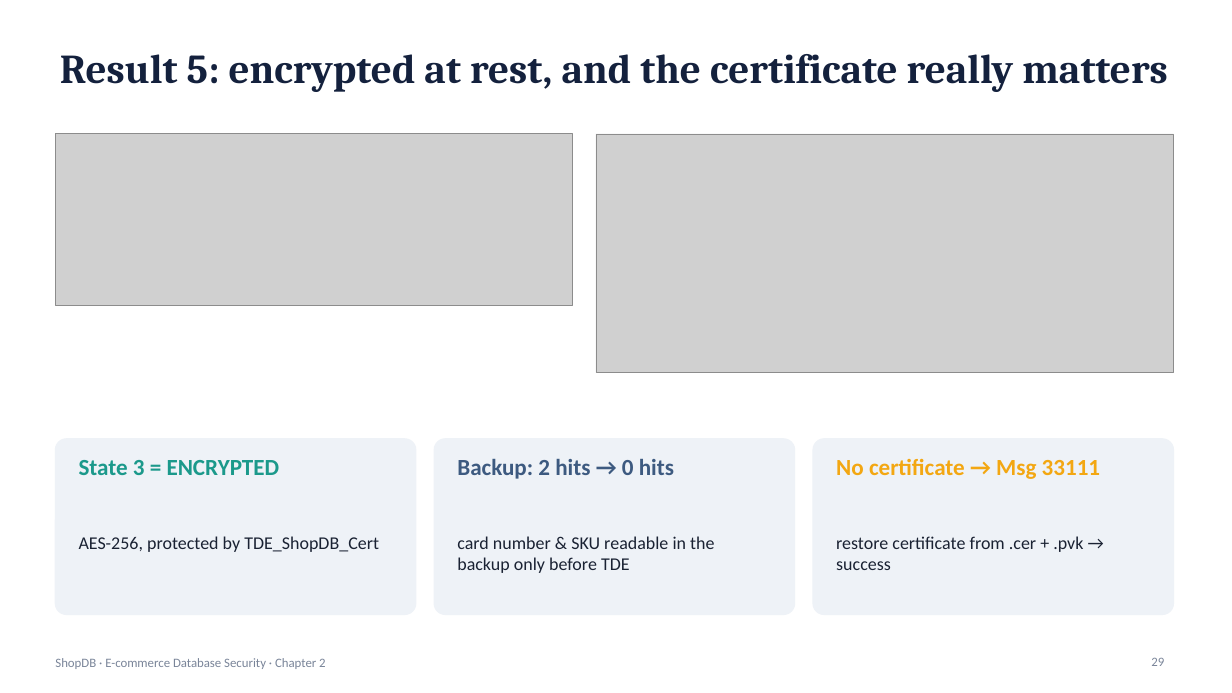
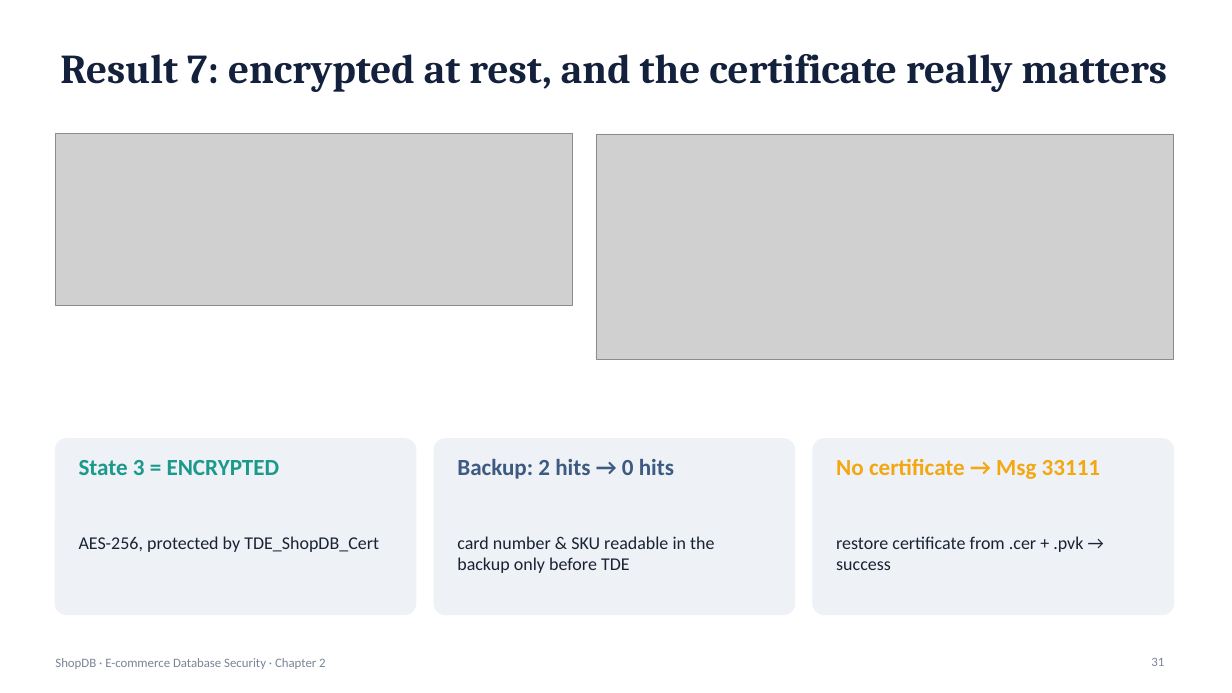
Before and after one commit to nebyu11/infinix-freefire-photobooth, a slide deck: slide 31 of db-security-ecommerce/presentation/DB_Security_Ecommerce.pptx (slide 29 before the commit). Drawn at 1232x693 pixels with LibreOffice and Linux fonts; fonts in the diff are those of the drawing; grey boxes stand for pictures. Boxes give left, top, right and bottom in pixels: in the first picture for what was removed or moved away, otherwise in the second. Text is boxed around its words. In the diff, an @@ line names an element or a change of style, - is before the commit and + after.

```diff
--- a/db-security-ecommerce/presentation/DB_Security_Ecommerce.pptx
+++ b/db-security-ecommerce/presentation/DB_Security_Ecommerce.pptx
@@ title at [60,54,1168,92]: text changed @@
-Result 5: encrypted at rest, and the certificate really matters
+Result 7: encrypted at rest, and the certificate really matters
@@ picture: place and size @@
-picture at [596,134,1174,372]
+picture at [596,134,1174,360]
@@ page number at [1151,658,1164,666]: text changed @@
-29
+31
```
Also in this commit, not shown: 7 other slides changed, 2 slides added, 57 other files.
